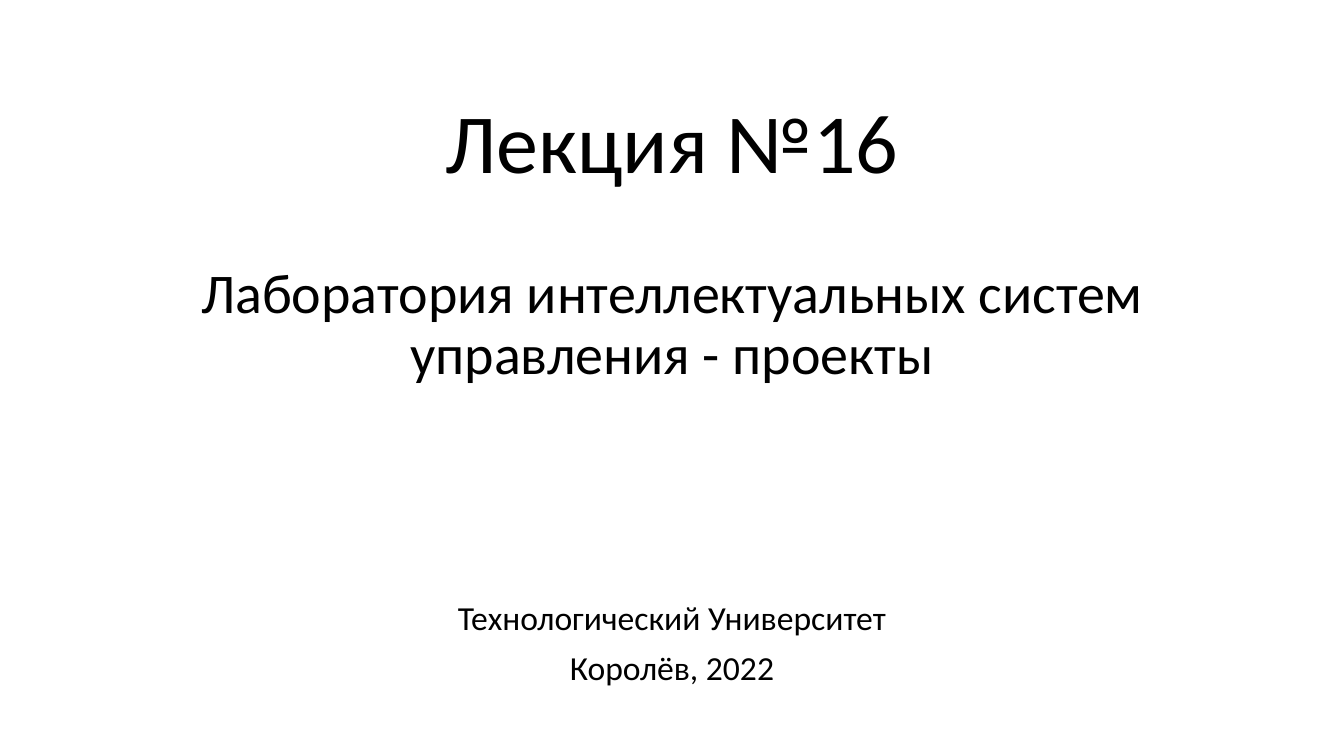
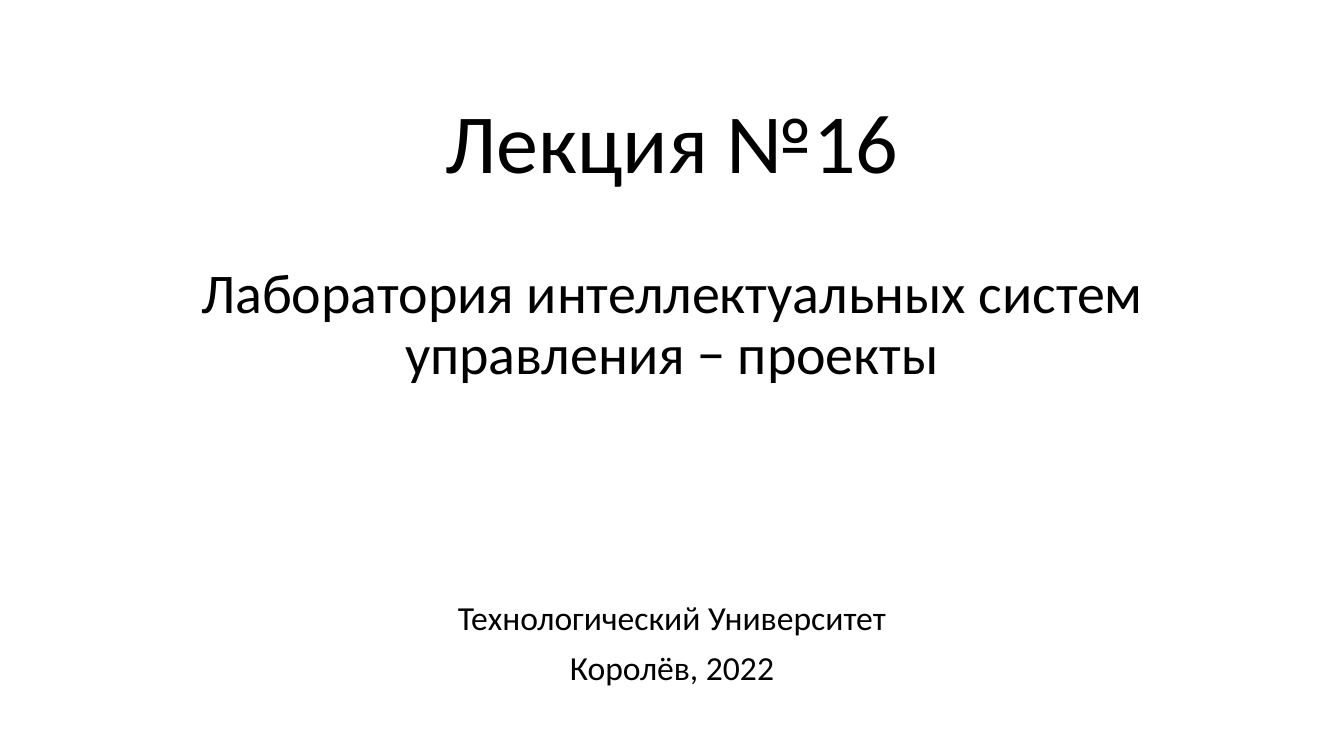
Before and after one commit to mosalov/AI_main_lectures, a slide deck: slide 1 of Лекция 16.pptx. Drawn at 1344x756 pixels with LibreOffice and Linux fonts; fonts in the diff are those of the drawing. Boxes give left, top, right and bottom in pixels: in the first picture for what was removed or moved away, otherwise in the second. Text is boxed around its words. In the diff, an @@ line names an element or a change of style, - is before the commit and + after.

```diff
--- a/Лекция 16.pptx
+++ b/Лекция 16.pptx
@@ subtitle at box(201, 275, 1143, 383): text changed @@
-Лаборатория интеллектуальных систем управления - проекты
+Лаборатория интеллектуальных систем управления − проекты
```
Also in this commit, not shown: 2 other slides changed, 1 slide added.
